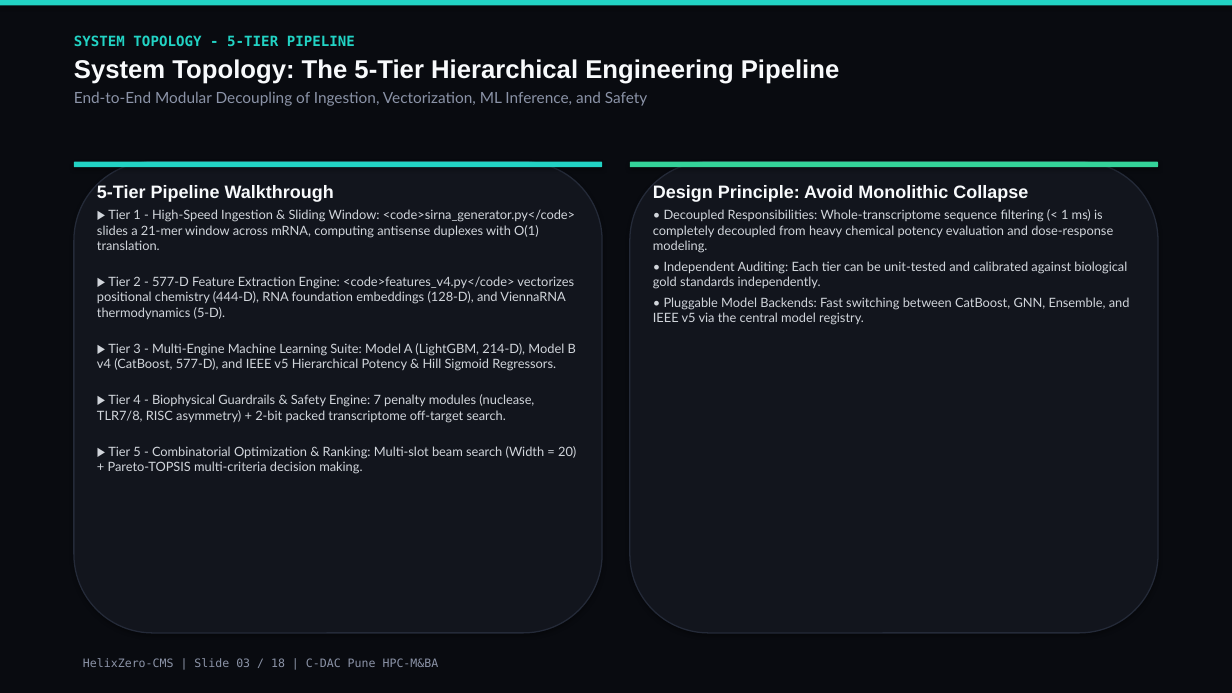
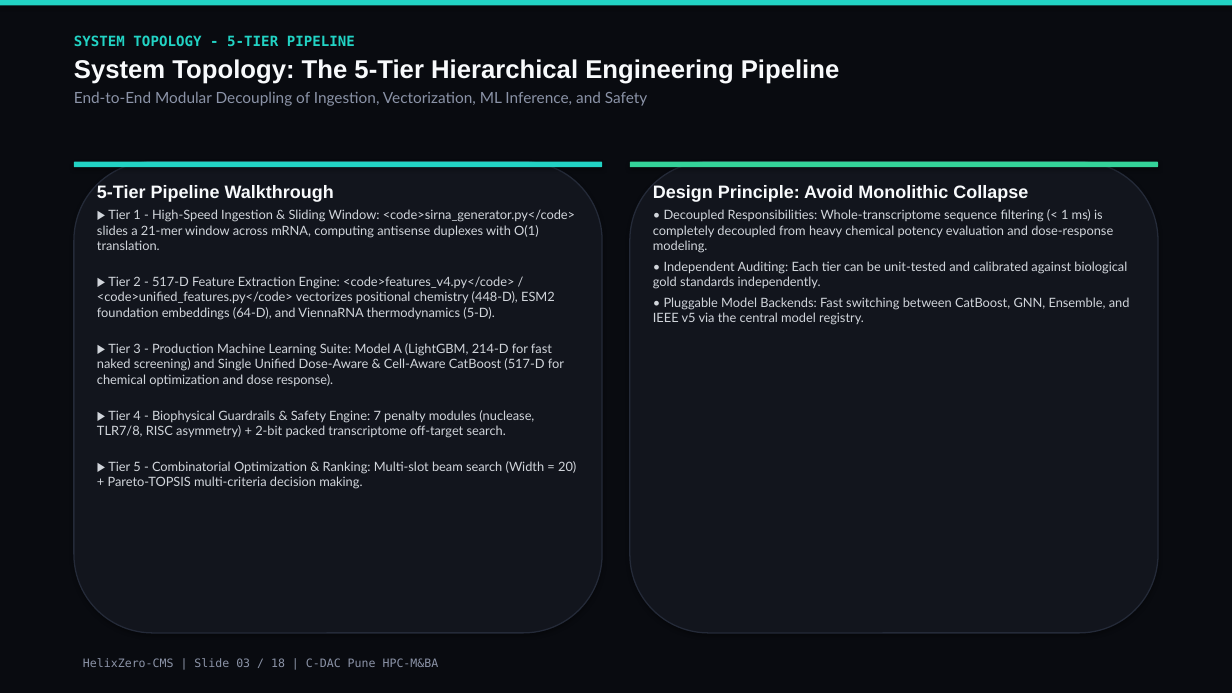
Before and after one commit to nitinjadhav888/Helixzerocms-CDAC, a slide deck: slide 3 of Paper/HelixZero_Software_Presentation.pptx. Drawn at 1232x693 pixels with LibreOffice and Linux fonts; fonts in the diff are those of the drawing. Boxes give left, top, right and bottom in pixels: in the first picture for what was removed or moved away, otherwise in the second. Text is boxed around its words. In the diff, an @@ line names an element or a change of style, - is before the commit and + after.

Commit message:
feat(unified-model): deploy retrained dose-aware CatBoost, update UI dropdowns, verified benchmarks and presentation suite

```diff
--- a/Paper/HelixZero_Software_Presentation.pptx
+++ b/Paper/HelixZero_Software_Presentation.pptx
@@ text at (97,276,564,386): text changed @@
-▶ Tier 2 - 577-D Feature Extraction Engine: <code>features_v4.py</code> vectorizes positional chemistry (444-D), RNA foundation embeddings (128-D), and ViennaRNA thermodynamics (5-D).
-▶ Tier 3 - Multi-Engine Machine Learning Suite: Model A (LightGBM, 214-D), Model B v4 (CatBoost, 577-D), and IEEE v5 Hierarchical Potency & Hill Sigmoid Regressors.
+▶ Tier 2 - 517-D Feature Extraction Engine: <code>features_v4.py</code> / <code>unified_features.py</code> vectorizes positional chemistry (448-D), ESM2 foundation embeddings (64-D), and ViennaRNA thermodynamics (5-D).
+▶ Tier 3 - Production Machine Learning Suite: Model A (LightGBM, 214-D for fast naked screening) and Single Unified Dose-Aware & Cell-Aware CatBoost (517-D for chemical optimization and dose response).
```
Also in this commit, not shown: 9 other slides changed, 41 other files.
